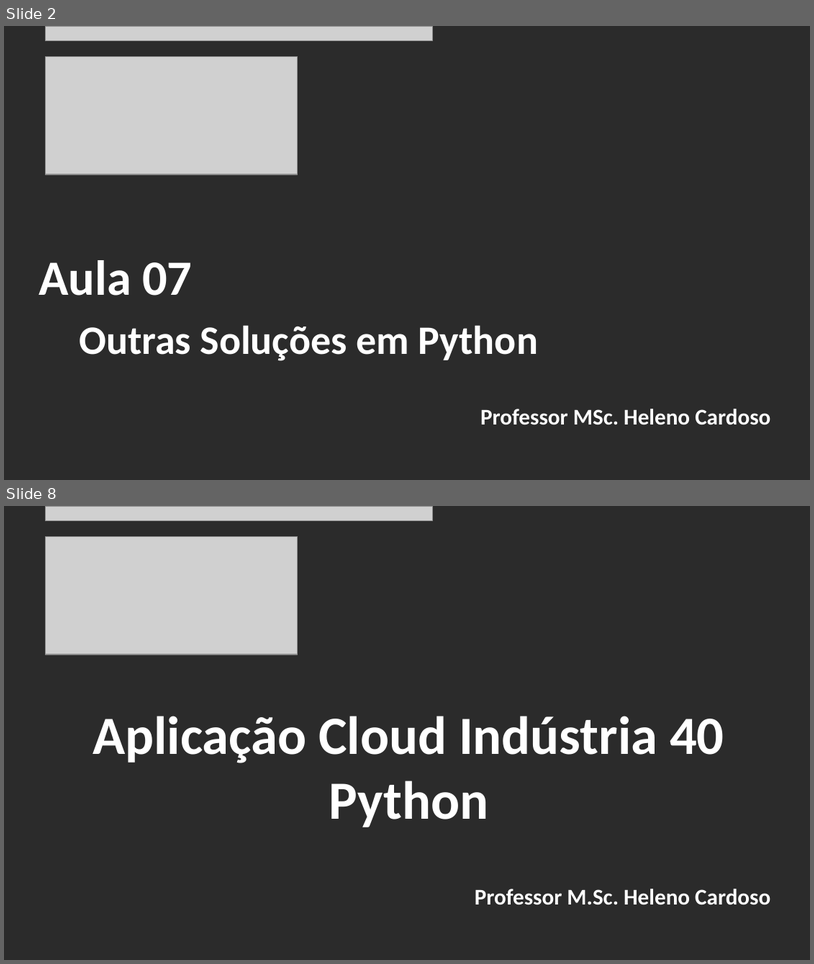
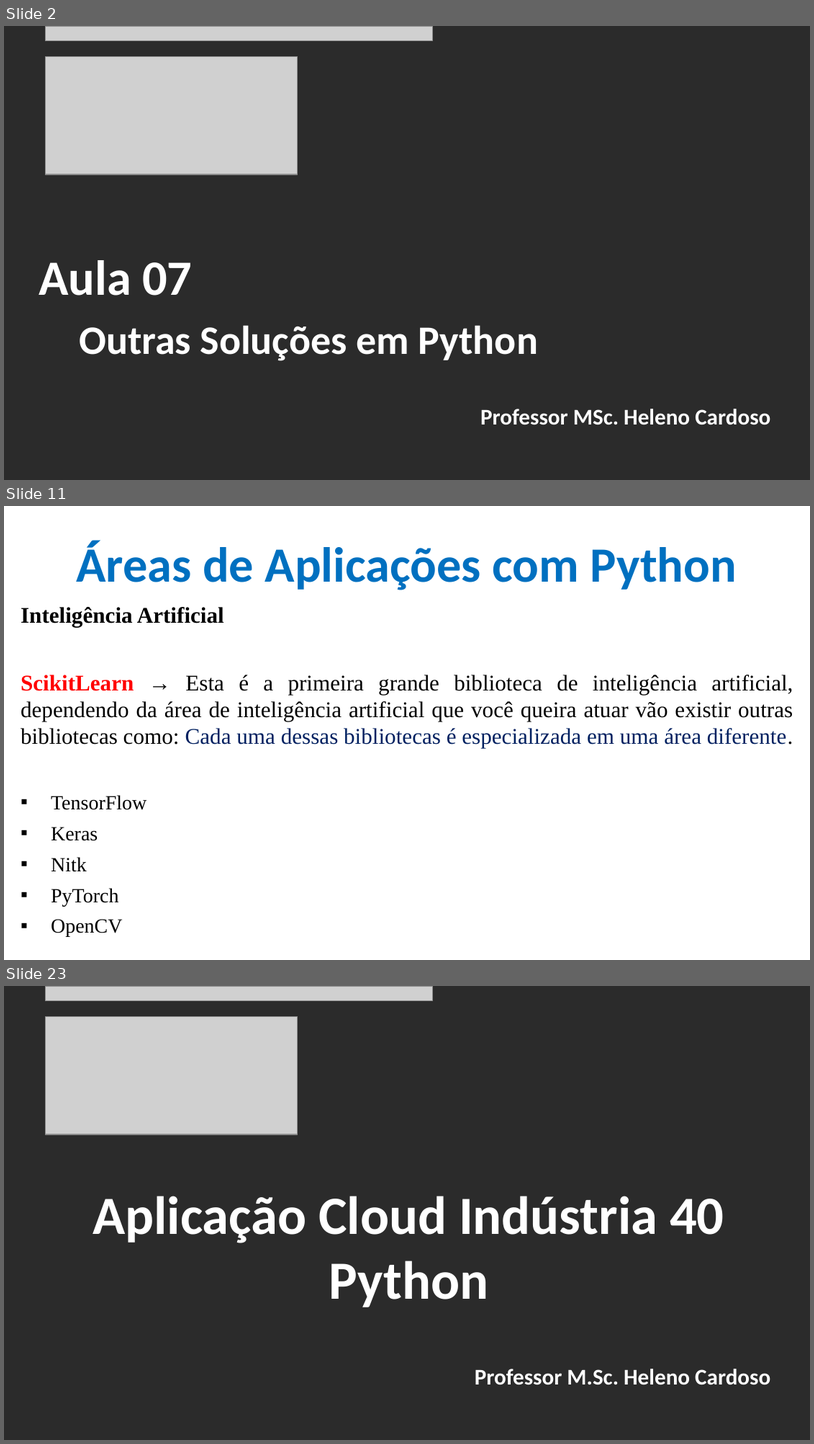
Before and after one commit to CloudEducationBrazil/WydenArea1AplicacaoCloudIndustria40Python, a slide deck: 01 Classes/Aula 07 - Aplicação Cloud Indústria 40 Python IoT Plataforma Outras Soluções.pptx. Shown one above the other, each under a label of ours: slides 2 and 8 before the commit, slides 2, 11 and 23 after it; the slides between them are not shown. The pictures are 814x964 and 814x1444 pixels, drawn with LibreOffice and Linux fonts; fonts in the diff are those of the drawing; grey boxes stand for pictures; background and template pictures are left out; a plain dark background stands for a picture behind light text. Boxes give left, top, right and bottom in pixels: in the first picture for what was removed or moved away, otherwise in the second. Text is boxed around its words. In the diff, an @@ line names an element or a change of style, - is before the commit and + after.

Commit message:
Aula 07 Python IoT 16042023

```diff
--- a/01 Classes/Aula 07 - Aplicação Cloud Indústria 40 Python IoT Plataforma Outras Soluções.pptx
+++ b/01 Classes/Aula 07 - Aplicação Cloud Indústria 40 Python IoT Plataforma Outras Soluções.pptx
@@ slide 11 added at box(4, 506, 810, 960), background picture (left out) @@
@@ title added at box(76, 541, 737, 590), 44 pt, text #0070C0, bold @@
+Áreas de Aplicações com Python
@@ text added at box(21, 607, 794, 937), 20 pt, text #000000 @@
+Inteligência Artificial
+ScikitLearn → Esta é a primeira grande biblioteca de inteligência artificial, dependendo da área de inteligência artificial que você queira atuar vão existir outras bibliotecas como: Cada uma dessas bibliotecas é especializada em uma área diferente.
+▪ TensorFlow
+▪ Keras
+▪ Nitk
+▪ PyTorch
+▪ OpenCV
@@ what was slide 8 is now slide 23 @@
```
Also in this commit, not shown: 4 slides changed, 15 other slides added, 1 slide removed, 2 other files.
